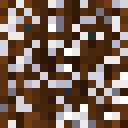
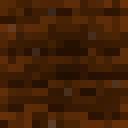
Two versions of the same layered image (w=128, h=128). Layer-by-layer changes:
renamed "Layer 1 copy" to "Layer 1 copy 2", moved it above "Layer 1", painted on it over [0, 0, 128, 128]
removed layer "Layer 0" over [0, 0, 128, 128]
"Layer 1": opacity 35% → 100%, blend dissolve → normal, painted on it over [0, 0, 128, 128]
